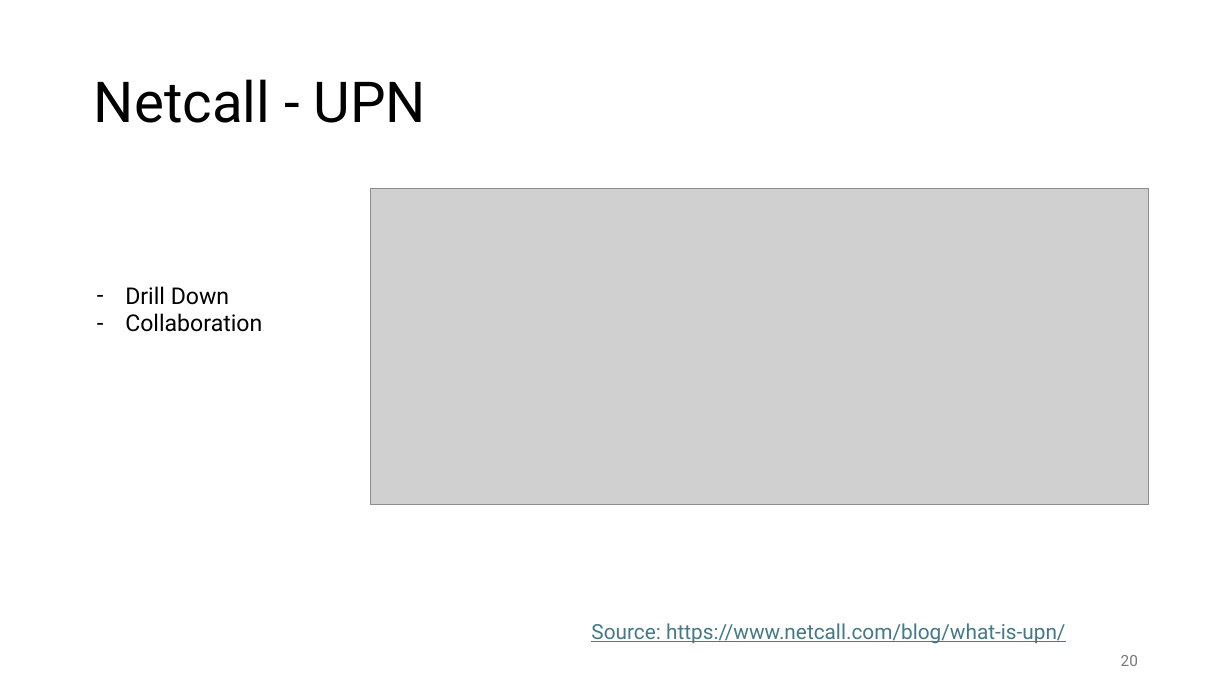
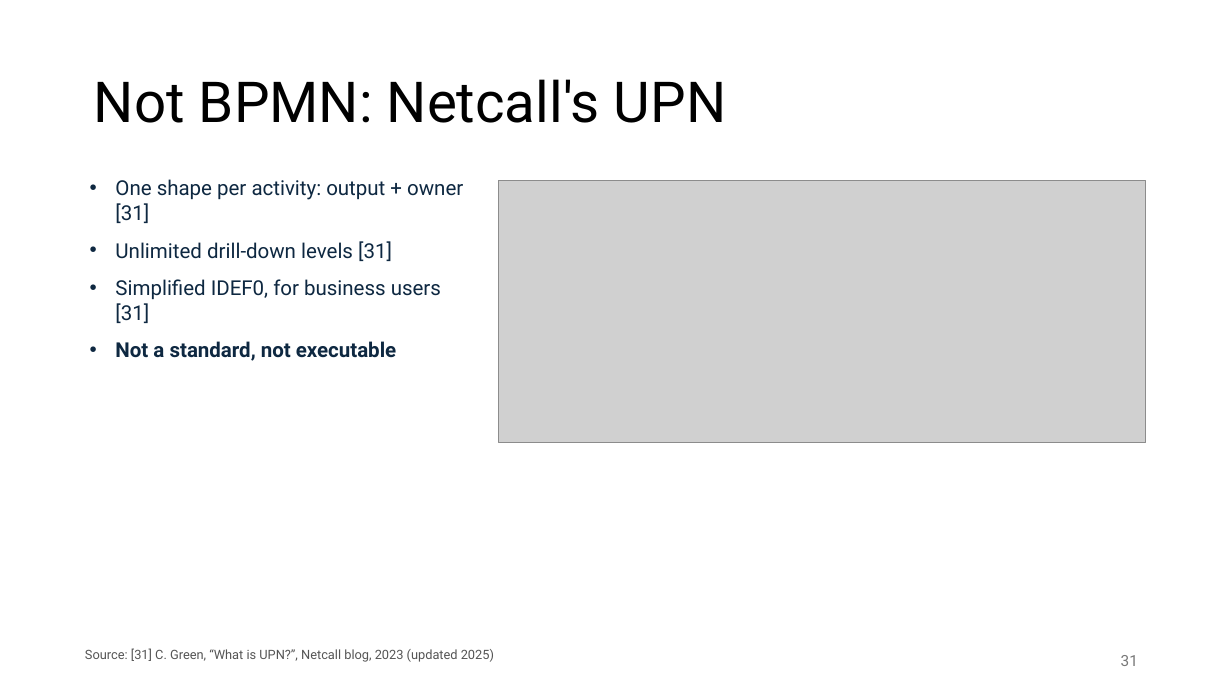
Before and after one commit to FontysVenlo/esd-2026-workshop-g03, a slide deck: slide 31 of BPMN Workshop.pptx (slide 20 before the commit). Drawn at 1232x693 pixels with LibreOffice and Linux fonts; fonts in the diff are those of the drawing; grey boxes stand for pictures. Boxes give left, top, right and bottom in pixels: in the first picture for what was removed or moved away, otherwise in the second. Text is boxed around its words. In the diff, an @@ line names an element or a change of style, - is before the commit and + after.

```diff
--- a/BPMN Workshop.pptx
+++ b/BPMN Workshop.pptx
@@ title at [94, 79, 726, 123]: text changed @@
-Netcall - UPN
+Not BPMN: Netcall's UPN
@@ text added at [115, 179, 463, 361], 16 pt, text #0E2841 @@
+• One shape per activity: output + owner [31]
+• Unlimited drill-down levels [31]
+• Simplified IDEF0, for business users [31]
+• Not a standard, not executable
@@ picture: place and size @@
-picture at [371, 189, 1149, 505]
+picture at [499, 180, 1146, 443]
@@ text removed at [125, 286, 262, 332] @@
-– Drill Down
-– Collaboration
@@ text removed at [591, 623, 1065, 644] @@
-Source: https://www.netcall.com/blog/what-is-upn/
@@ text added at [85, 648, 494, 662], 10 pt, text #555555 @@
+Source: [31] C. Green, “What is UPN?”, Netcall blog, 2023 (updated 2025)
@@ page number at [1121, 655, 1138, 666]: text changed @@
-20
+31
```
Also in this commit, not shown: 7 other slides changed, 34 slides added, 17 slides removed, 12 other files.
